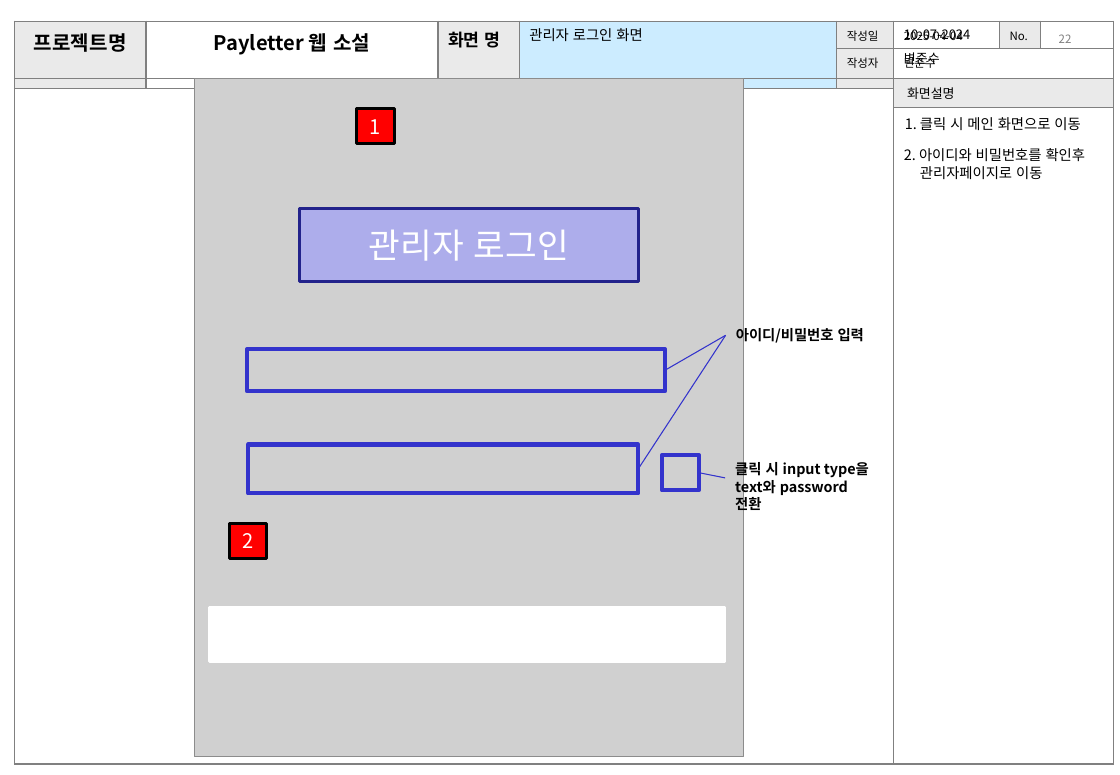
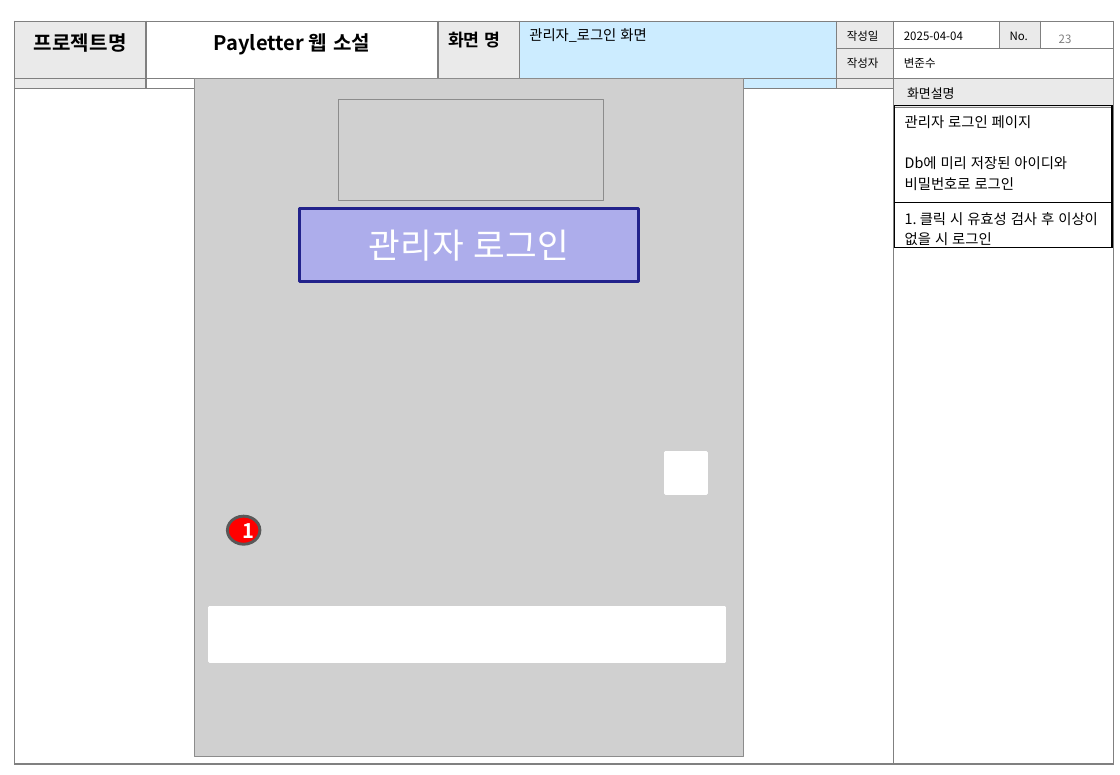
Before and after one commit to joons97/jsp_prj, a slide deck: slide 24 of 기획안_변준수.pptx (slide 23 before the commit). Drawn at 1120x775 pixels with LibreOffice and Linux fonts; fonts in the diff are those of the drawing; grey boxes stand for pictures. Boxes give left, top, right and bottom in pixels: in the first picture for what was removed or moved away, otherwise in the second. Text is boxed around its words. In the diff, an @@ line names an element or a change of style, - is before the commit and + after.

```diff
--- a/기획안_변준수.pptx
+++ b/기획안_변준수.pptx
@@ text at (529, 28, 646, 42): text changed @@
-관리자 로그인 화면
+관리자_로그인 화면
@@ text removed at (904, 29, 970, 40) @@
-10-07-2024
@@ text removed at (904, 52, 940, 68) @@
-변준수
@@ picture added at (338, 100, 603, 201) @@
@@ table added at (895, 105, 1113, 252), 2 rows, 1 columns @@
+관리자 로그인 페이지 / Db에 미리 저장된 아이디와 비밀번호로 로그인
+1. 클릭 시 유효성 검사 후 이상이 없을 시 로그인
@@ text removed at (905, 117, 1080, 130) @@
-1. 클릭 시 메인 화면으로 이동
@@ text removed at (904, 148, 1086, 179) @@
-2. 아이디와 비밀번호를 확인후
-관리자페이지로 이동
@@ text removed at (736, 326, 864, 345) @@
-아이디/비밀번호 입력
@@ rectangle removed at (247, 350, 665, 392) @@
@@ line removed from (726, 335) to (638, 470) @@
@@ line removed from (726, 335) to (665, 370) @@
@@ rectangle removed at (248, 445, 638, 493) @@
@@ rectangle: place and size @@
-rectangle at (662, 456, 699, 491)
+rectangle at (666, 453, 706, 493)
@@ rectangle at (666, 453, 706, 493): fill none to #FFFFFF; outline #3333CC 3 pt to #FFFFFF 2 pt @@
@@ line removed from (725, 478) to (699, 473) @@
@@ text removed at (735, 460, 869, 514) @@
-클릭 시 input type을
-text와 password 전환
@@ ellipse "1": place and size @@
-ellipse "1" at (357, 109, 394, 144)
+ellipse "1" at (228, 517, 260, 545)
@@ ellipse "1" at (228, 517, 260, 545): bold on; rectangle to ellipse; outline #000000 2 pt to #595959 2 pt @@
@@ rectangle removed at (230, 523, 267, 558) @@
-2
```
Also in this commit, not shown: 13 other slides changed, 14 slides added, 3 slides removed.
